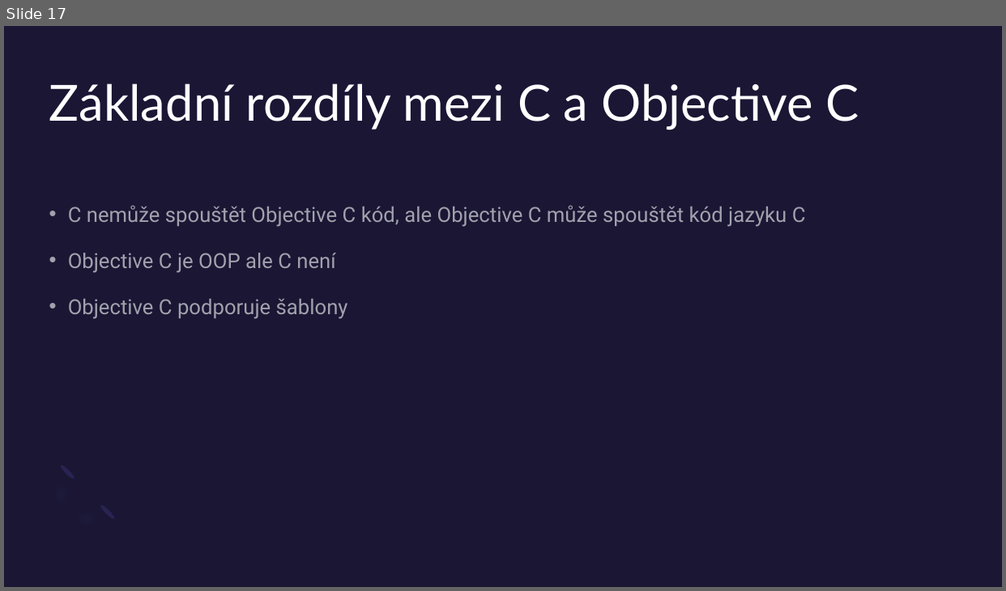
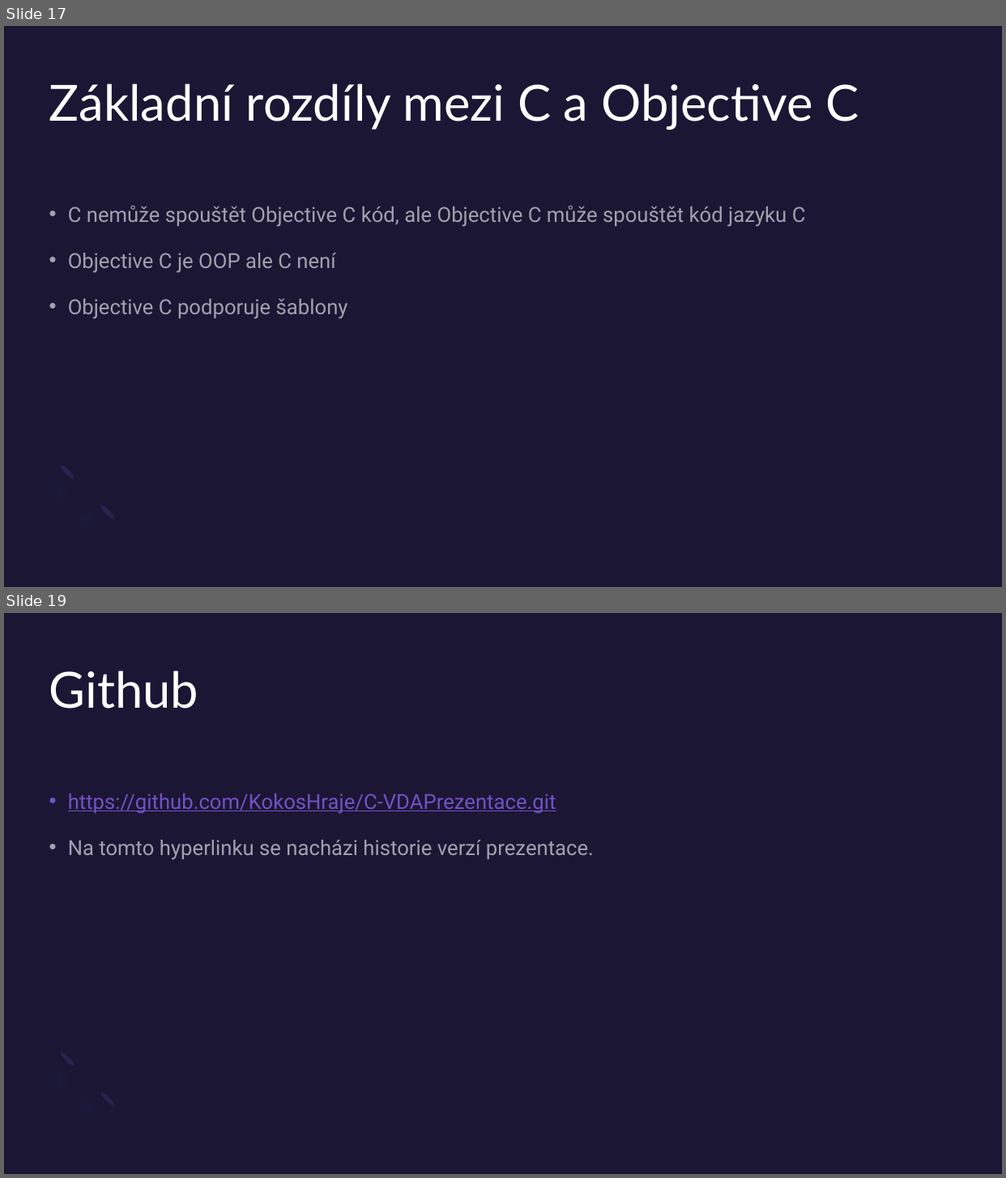
Before and after one commit to KokosHraje/C-VDAPrezentace, a slide deck: Programovací-jazyk-C.pptx. Shown one above the other, each under a label of ours: slide 17 before the commit, slides 17 and 19 after it; the slides between them are not shown. The pictures are 1006x591 and 1006x1178 pixels, drawn with LibreOffice and Linux fonts; fonts in the diff are those of the drawing. Boxes give left, top, right and bottom in pixels: in the first picture for what was removed or moved away, otherwise in the second. Text is boxed around its words. In the diff, an @@ line names an element or a change of style, - is before the commit and + after.

```diff
--- a/Programovací-jazyk-C.pptx
+++ b/Programovací-jazyk-C.pptx
@@ slide 19 added at (4, 613, 1002, 1174), background #1A1634; not listed: 3 template elements that a slide beside it also shows @@
@@ title added at (49, 671, 199, 709), 48 pt, text #FFFFFF @@
+Github
@@ text added at (68, 794, 594, 860), 20 pt, text #FFFFFF at 60% opacity @@
+• https://github.com/KokosHraje/C-VDAPrezentace.git
+• Na tomto hyperlinku se nacházi historie verzí prezentace.
```
Also in this commit, not shown: 4 slides changed, 2 other slides added, 2 other files.
